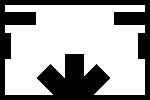
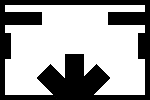
Before/after of a w=150, h=100 layered artwork. What changed in the layer stack:
painted on "épaisseur robot" over (36, 12, 114, 25)
